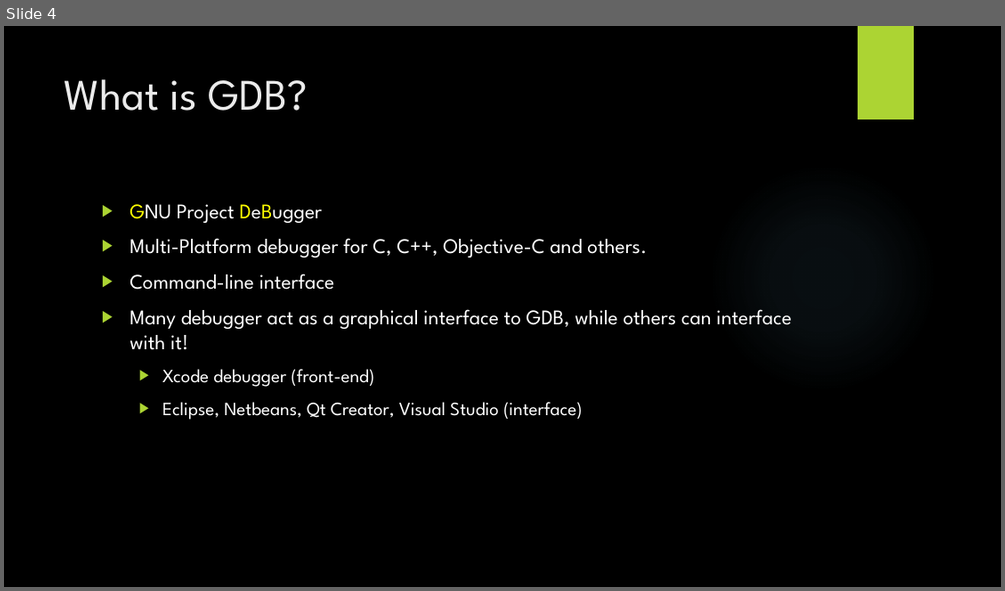
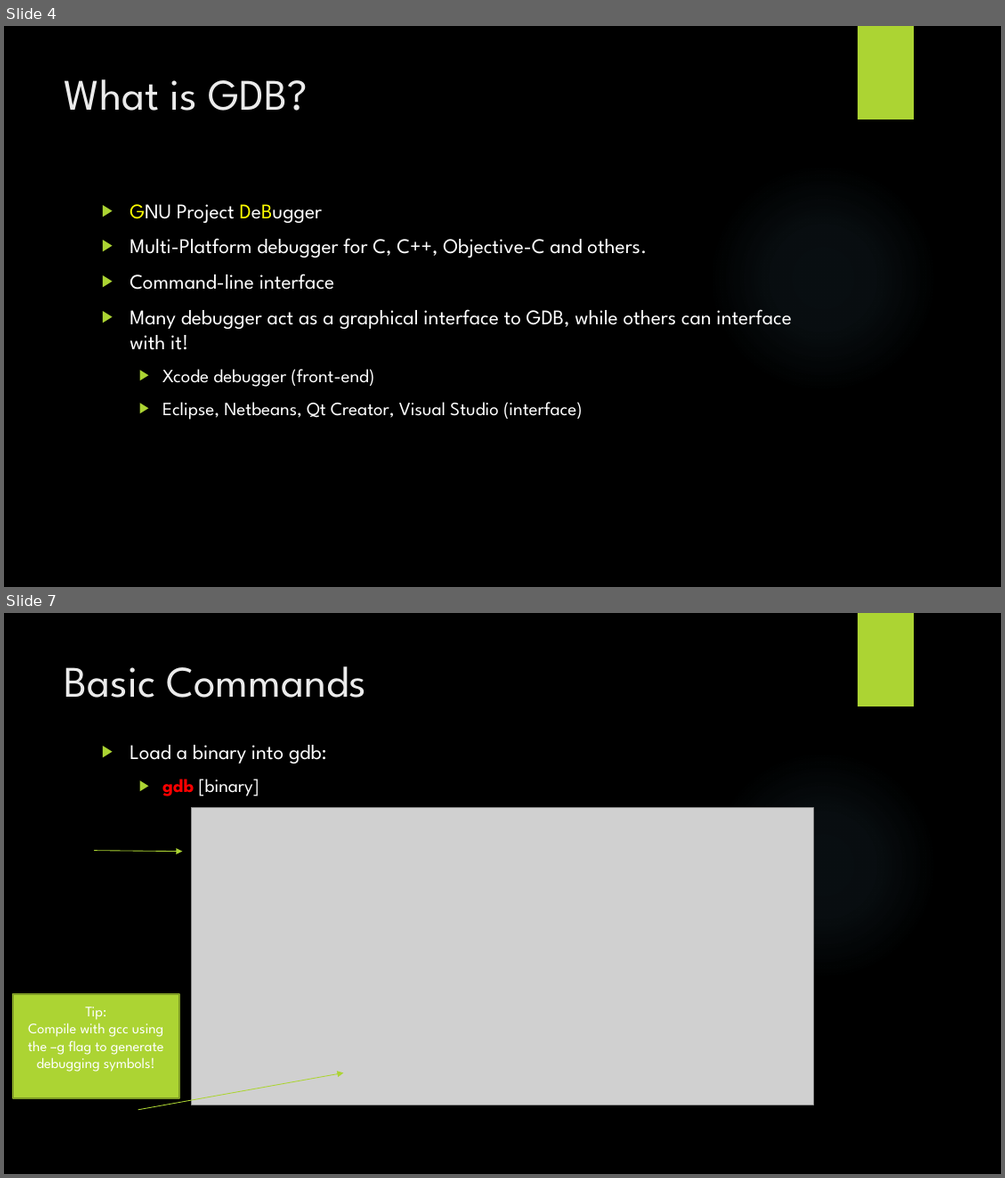
Before and after one commit to mbaccia514/LUG, a slide deck: GDB and Git.pptx. Shown one above the other, each under a label of ours: slide 4 before the commit, slides 4 and 7 after it; the slides between them are not shown. The pictures are 1005x591 and 1005x1178 pixels, drawn with LibreOffice and Linux fonts; fonts in the diff are those of the drawing; grey boxes stand for pictures; background and template pictures are left out. Boxes give left, top, right and bottom in pixels: in the first picture for what was removed or moved away, otherwise in the second. Text is boxed around its words. In the diff, an @@ line names an element or a change of style, - is before the commit and + after.

```diff
--- a/GDB and Git.pptx
+++ b/GDB and Git.pptx
@@ slide 7 added at bbox=[4, 613, 1001, 1174], background picture (left out); not listed: 2 template elements that a slide beside it also shows @@
@@ title added at bbox=[65, 666, 366, 698], 42 pt, text #EBEBEB @@
+Basic Commands
@@ text added at bbox=[129, 745, 327, 796], 20 pt, text #FFFFFF @@
+▶ Load a binary into gdb:
+  ▶ gdb [binary]
@@ picture added at bbox=[192, 807, 813, 1104] @@
@@ arrow added from (95, 850) to (182, 852), #ACD433 0.75 pt @@
@@ rectangle added at bbox=[13, 994, 179, 1097], fill #ACD433, outline #7F9D26 1.5 pt @@
@@ text added at bbox=[28, 1006, 164, 1071], 14 pt, text #FFFFFF @@
+Tip:
+Compile with gcc using the –g flag to generate debugging symbols!
@@ arrow added from (138, 1110) to (343, 1073), #ACD433 0.75 pt @@
```
Also in this commit, not shown: 1 slide changed, 7 other slides added, 4 other files.
